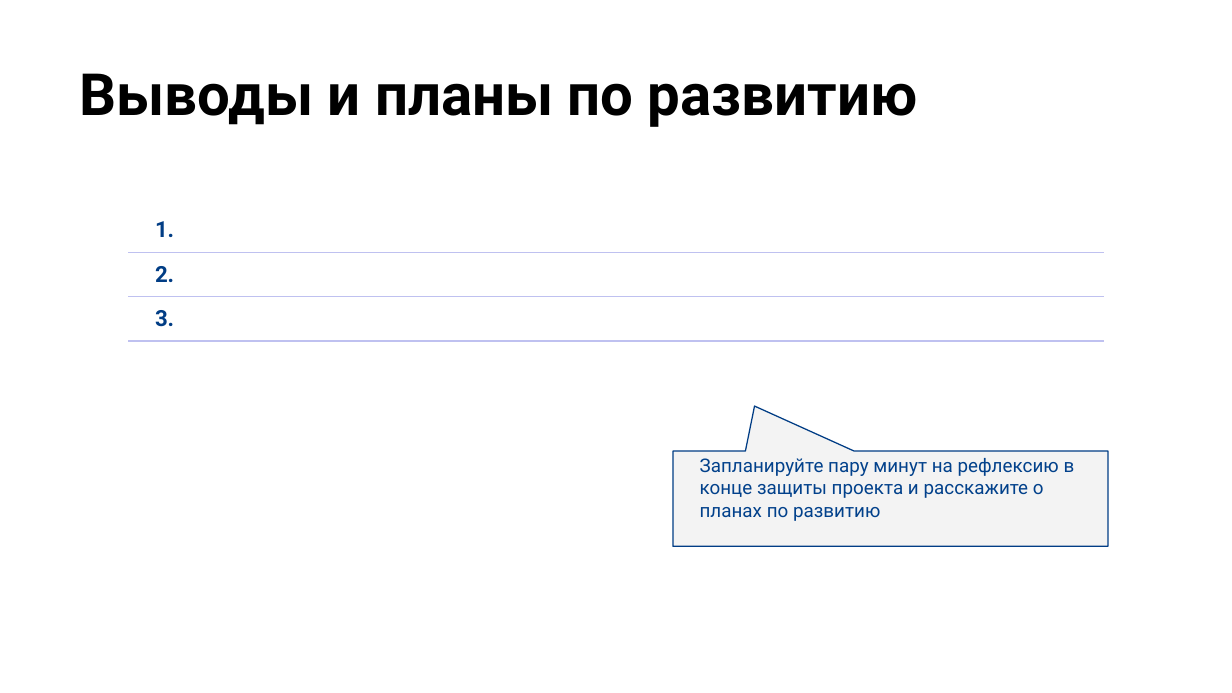
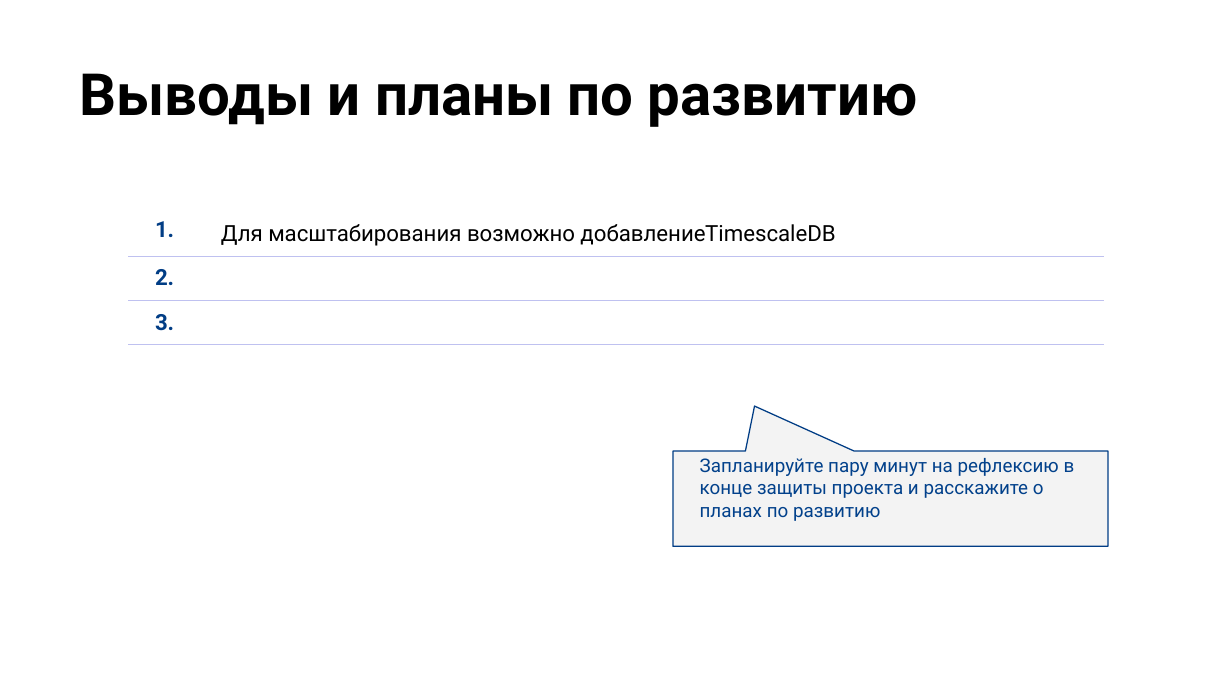
Before and after one commit to pssukhotyu/otus, a slide deck: slide 10 of project/Презентация.pptx. Drawn at 1232x693 pixels with LibreOffice and Linux fonts; fonts in the diff are those of the drawing; background and template pictures are left out. Boxes give left, top, right and bottom in pixels: in the first picture for what was removed or moved away, otherwise in the second. Text is boxed around its words. In the diff, an @@ line names an element or a change of style, - is before the commit and + after.

```diff
--- a/project/Презентация.pptx
+++ b/project/Презентация.pptx
@@ table at [128,208,1104,354] @@
-row 1, column 2: 
+row 1, column 2: Для масштабирования возможно добавлениеTimescaleDB
```
Also in this commit, not shown: 4 other slides changed, 1 slide added, 1 slide removed, 5 other files.
